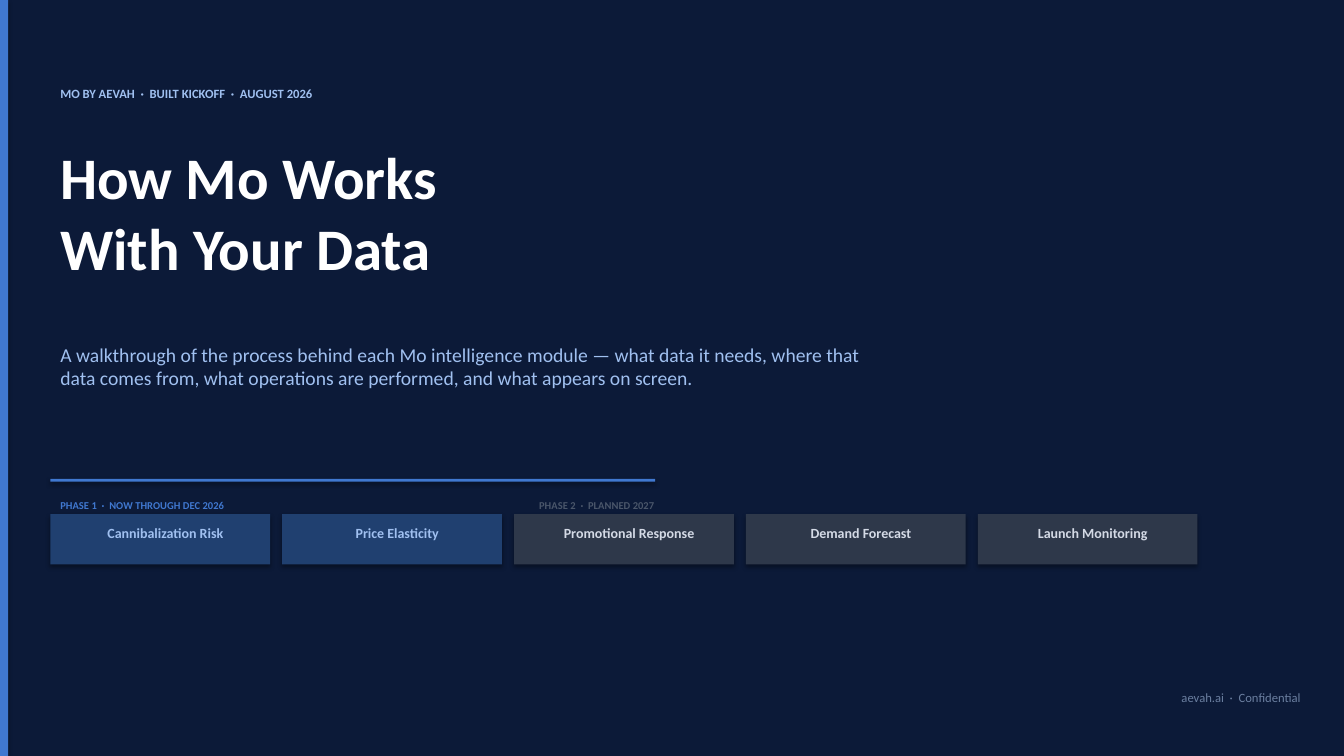
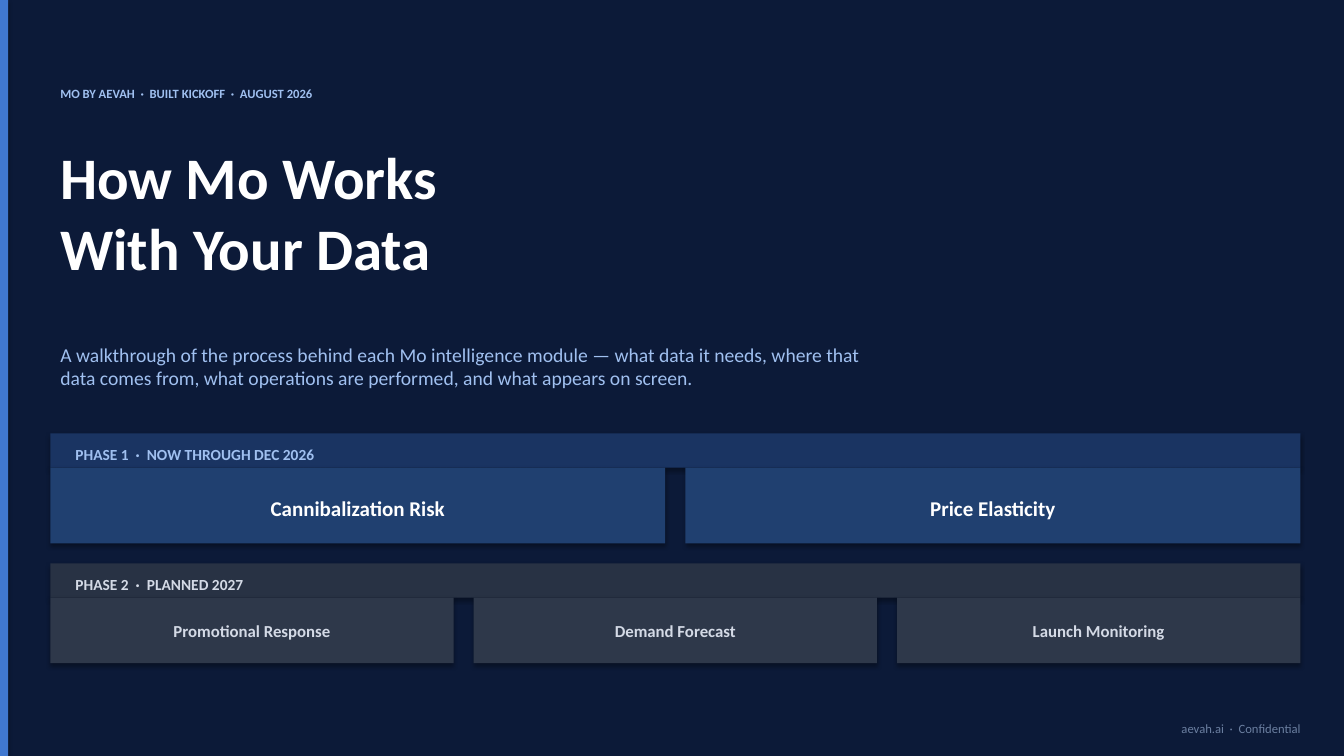
Before and after one commit to theroblong/built-mo-preview, a slide deck: slide 1 of mockups/mo_data_ops_kickoff.pptx. Drawn at 1344x756 pixels with LibreOffice and Linux fonts; fonts in the diff are those of the drawing. Boxes give left, top, right and bottom in pixels: in the first picture for what was removed or moved away, otherwise in the second. Text is boxed around its words. In the diff, an @@ line names an element or a change of style, - is before the commit and + after.

```diff
--- a/mockups/mo_data_ops_kickoff.pptx
+++ b/mockups/mo_data_ops_kickoff.pptx
@@ rectangle added at bbox=[50, 434, 1301, 468], fill #1A3462 @@
@@ text "PHASE 1 · NOW THROUGH ...": place and size @@
-text "PHASE 1 · NOW THROUGH ..." at bbox=[60, 502, 224, 509]
+text "PHASE 1 · NOW THROUGH ..." at bbox=[75, 449, 314, 460]
@@ text "PHASE 1 · NOW THROUGH ..." at bbox=[75, 449, 314, 460]: size 7.5 to 11 pt, text colour #4078D0 to #A0C0F0 @@
@@ rectangle: place and size @@
-rectangle at bbox=[50, 479, 655, 482]
+rectangle at bbox=[50, 468, 665, 543]
@@ rectangle at bbox=[50, 468, 665, 543]: fill #4078D0 to #204070 @@
@@ rectangle added at bbox=[686, 468, 1301, 543], fill #204070 @@
@@ text "Cannibalization Risk": place and size @@
-text "Cannibalization Risk" at bbox=[107, 528, 224, 538]
+text "Cannibalization Risk" at bbox=[271, 501, 444, 516]
@@ text "Cannibalization Risk" at bbox=[271, 501, 444, 516]: size 10 to 15 pt, text colour #A0C0F0 to #FFFFFF @@
@@ text "Price Elasticity" at bbox=[930, 501, 1055, 520]: size 10 to 15 pt, text colour #A0C0F0 to #FFFFFF @@
@@ text "Price Elasticity": place and size @@
-text "Price Elasticity" at bbox=[356, 528, 438, 540]
+text "Price Elasticity" at bbox=[930, 501, 1055, 520]
@@ rectangle removed at bbox=[50, 514, 270, 565] @@
@@ rectangle removed at bbox=[282, 514, 502, 565] @@
@@ rectangle removed at bbox=[746, 514, 966, 565] @@
@@ rectangle added at bbox=[50, 564, 1301, 598], fill #283244 @@
@@ rectangle added at bbox=[50, 598, 454, 663], fill #2E384A @@
@@ text "PHASE 2 · PLANNED 2027": place and size @@
-text "PHASE 2 · PLANNED 2027" at bbox=[539, 502, 654, 509]
+text "PHASE 2 · PLANNED 2027" at bbox=[75, 580, 243, 590]
@@ text "PHASE 2 · PLANNED 2027" at bbox=[75, 580, 243, 590]: size 7.5 to 11 pt, text colour #4A566A to #D4DAE6 @@
@@ rectangle: place and size @@
-rectangle at bbox=[514, 514, 734, 565]
+rectangle at bbox=[474, 598, 877, 663]
@@ rectangle: place and size @@
-rectangle at bbox=[978, 514, 1198, 565]
+rectangle at bbox=[897, 598, 1301, 663]
@@ text "Promotional Response": place and size @@
-text "Promotional Response" at bbox=[564, 528, 694, 540]
+text "Promotional Response" at bbox=[173, 625, 330, 640]
@@ size 10 to 12 pt in 3 elements at bbox=[1033, 625, 1164, 640], bbox=[173, 625, 330, 640], bbox=[615, 625, 735, 637] @@
@@ text "Demand Forecast": place and size @@
-text "Demand Forecast" at bbox=[811, 528, 911, 538]
+text "Demand Forecast" at bbox=[615, 625, 735, 637]
@@ text "Launch Monitoring": place and size @@
-text "Launch Monitoring" at bbox=[1038, 528, 1147, 541]
+text "Launch Monitoring" at bbox=[1033, 625, 1164, 640]
@@ text "aevah.ai · Confidential": place and size @@
-text "aevah.ai · Confidential" at bbox=[1181, 693, 1301, 702]
+text "aevah.ai · Confidential" at bbox=[1181, 724, 1301, 733]
```
Also in this commit, not shown: 5 other slides changed, 1 other file.
